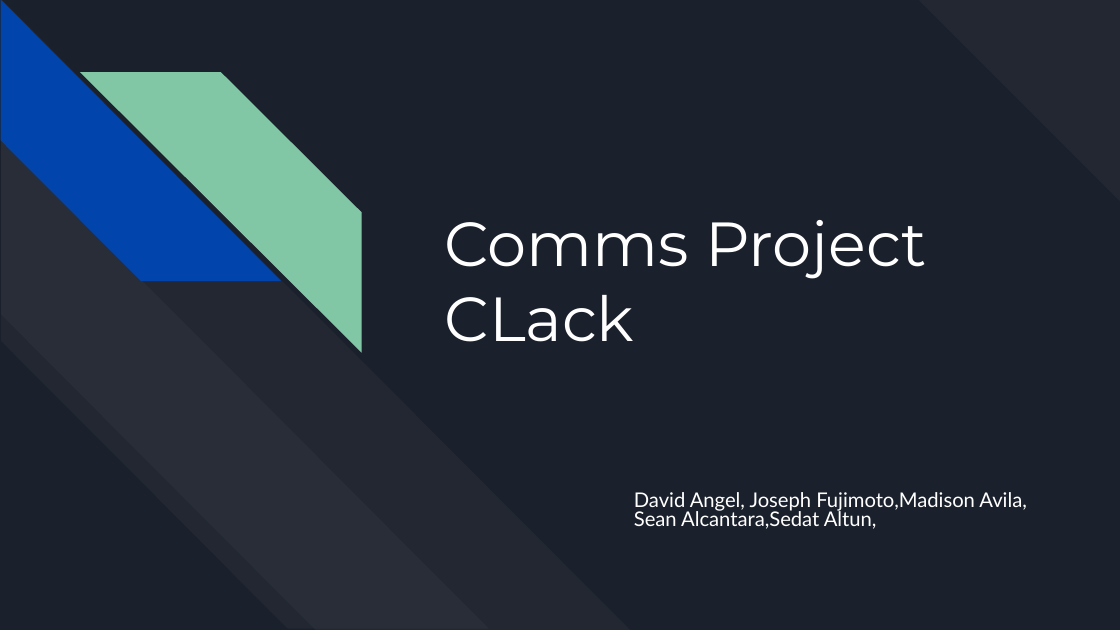
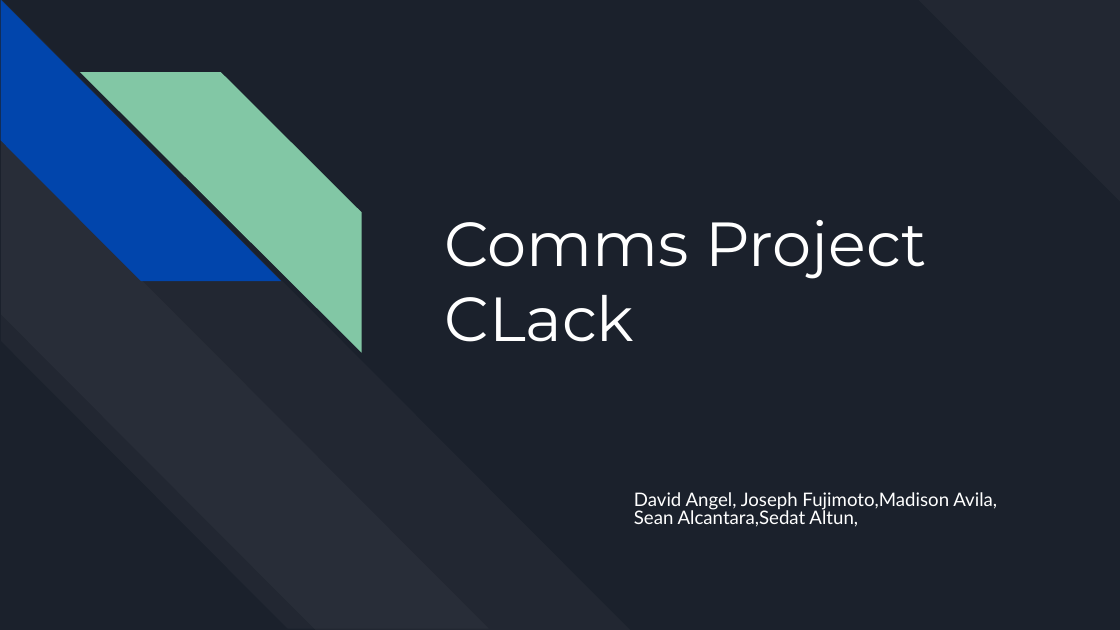
Before and after one commit to R3r3zzed/Comms-Project, a slide deck: slide 1 of Design/Comms Project Design.pptx. Drawn at 1120x630 pixels with LibreOffice and Linux fonts; fonts in the diff are those of the drawing. Boxes give left, top, right and bottom in pixels: in the first picture for what was removed or moved away, otherwise in the second. Text is boxed around its words. In the diff, an @@ line names an element or a change of style, - is before the commit and + after.

```diff
--- a/Design/Comms Project Design.pptx
+++ b/Design/Comms Project Design.pptx
@@ subtitle "David Angel, Joseph Fujimoto,Madison Avila, ..." at (x1=634, y1=492, x2=997, y2=527): size 13 to 12 pt @@
```
Also in this commit, not shown: 3 slides added, 5 slides removed, 3 other files.
